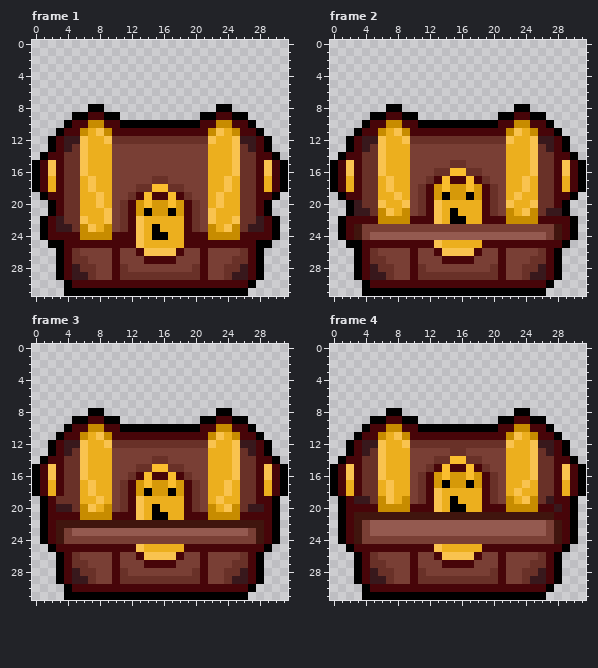
Pixel-art file -- Bau Animacao.ase. Above: the version before the commit.
32x32 pixels, 8 frames. Shown: frame 1, frame 2, frame 3, frame 4. The commit also changed other frames, which this record leaves out.
Now the later version:
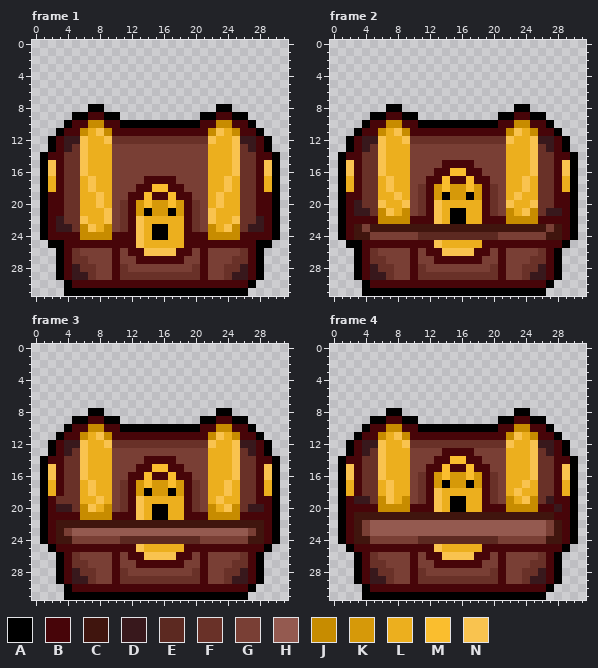
Palette (. is transparent): A #000000  B #470509  C #40150e  D #38181c  E #5c2921  F #693128  G #793f35  H #945a50  J #c78c00  K #d69909  L #ecaf1e  M #fabe2e  N #f9c34f
The exact change:
Changed rows in their new state; - is an unchanged pixel.
Frame 1:
first column x 0:
15 .A----------------------------A.
16 .A----------------------------A.
17 .A------------BBBB------------A.
18 .A-----------BB--BB-----------A.
19 ------------B------B------------
20 -AB--------------------------BA-
21 -AB--------------------------BA-
23 ----------------A---------------
26 ------------B------B------------
27 -------------B----B-------------
Frame 2:
first column x 0:
15 .A------------BBBB------------A.
16 .A-----------BB--BB-----------A.
17 .A----------B------B----------A.
18 .A----------------------------A.
20 -AB--------------------------BA-
21 -AB-------------A------------BA-
23 -----CCCCCCCCCCCCCCCCCCCCCC-----
24 ----CGGGGGGEEEEEEEEEEGGGGGGC----
26 ------------B------B------------
27 -------------B----B-------------
Frame 3:
first column x 0:
14 --------------BBBB--------------
15 .A-----------BB--BB-----------A.
16 .A----------B------B----------A.
17 .A----------------------------A.
18 .A----------------------------A.
20 ----------------A---------------
first column x 4:
24 C------EEEEEEEEEE------C
26 --------B------B--------
27 ---------B----B---------
Frame 4:
first column x 0:
13 --------------BBBB--------------
14 -------------BB--BB-------------
15 .A----------B------B----------A.
16 .A----------------------------A.
17 .A----------------------------A.
18 .A----------------------------A.
19 ----------------A---------------
first column x 4:
24 C------EEEEEEEEEE------C
26 --------B------B--------
27 ---------B----B---------
